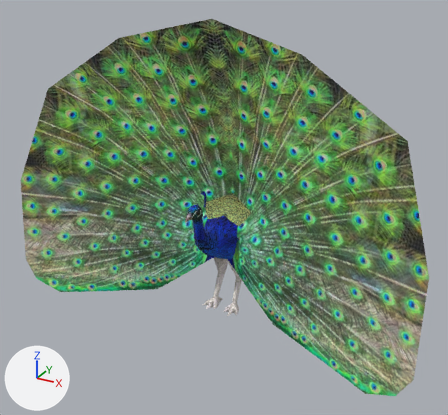
The OBJ model resources/Peacock_1.obj, before and after one commit.
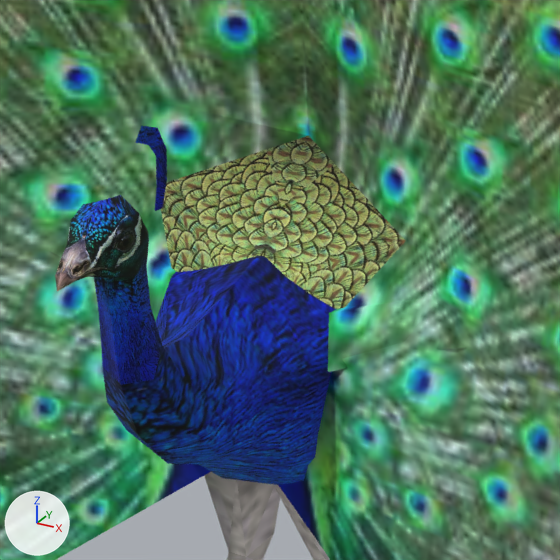
Each version appears first whole from a 50 mm lens placed at (2.43, -2.13, 1.82), pointed at (1.09, 0.31, 0.6), and next in a close-up on the part from 39% to 63% of the width and 40% to 66% of the height. The axes (+X, +Y, +Z) are drawn at lower left. The lights are the same throughout. Where no turn or scale is listed for an object, it has been applied to the vertices. Vertices at the same position are counted once.

In view in the first close-up: 'Peacock_1'.
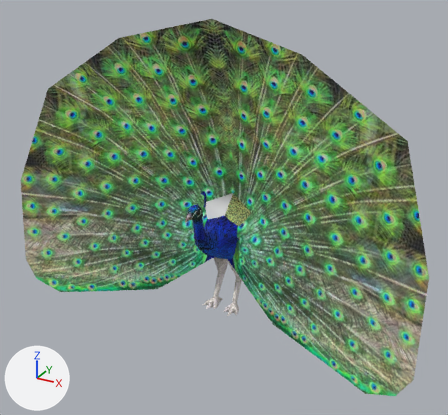
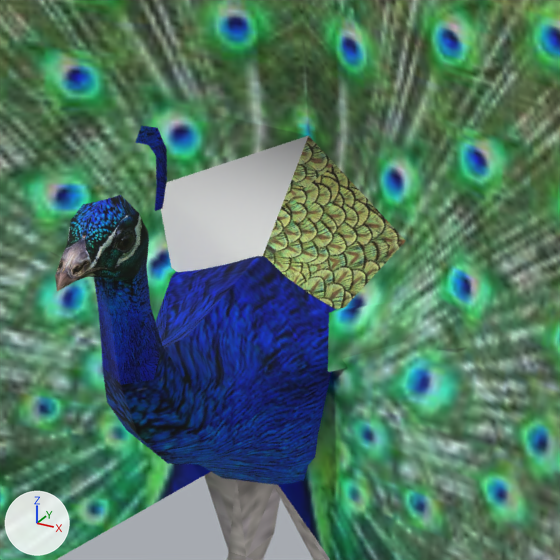
The change, as JSON lines over the scene's bpy script:
```json
{"op": "add", "block": "img_24251326_jpg_1", "code": ["img_24251326_jpg_1 = load_image('24251326.jpg', 'Peacock/24251326.jpg', 1000, 712, 'sRGB')"]}
{"op": "add", "block": "img_24082383_jpg_1", "code": ["img_24082383_jpg_1 = load_image('_24082383.jpg', 'Peacock/_24082383.jpg', 193, 212, 'sRGB')"]}
{"op": "add", "block": "img_16922566_jpg_1", "code": ["img_16922566_jpg_1 = load_image('16922566.jpg', 'Peacock/16922566.jpg', 998, 677, 'sRGB')"]}
{"op": "add", "block": "mat_24251326_1", "code": ["mat_24251326_1 = principled_material('24251326')", "mat_24251326_1.texture = img_24251326_jpg_1", "mat_24251326_1.roughness = 1.0"]}
{"op": "add", "block": "mat_24082383_1", "code": ["mat_24082383_1 = principled_material('_24082383')", "mat_24082383_1.texture = img_24082383_jpg_1", "mat_24082383_1.roughness = 1.0"]}
{"op": "add", "block": "mat_24082383_2", "code": ["mat_24082383_2 = principled_material('24082383')", "mat_24082383_2.base_color = (0.8, 0.8, 0.8)  # white #e7e7e7", "mat_24082383_2.roughness = 1.0"]}
{"op": "add", "block": "mat_16922566_1", "code": ["mat_16922566_1 = principled_material('16922566')", "mat_16922566_1.texture = img_16922566_jpg_1", "mat_16922566_1.roughness = 1.0"]}
{"block": "me_peacock_1", "where": "me_peacock_1.from_pydata(...)  # 299 vertices, 535 faces; spans x 0.0..2.13, y 0.0..0.75, z 0.0..1.5"}
{"block": "me_peacock_1", "where": "# used by ob_peacock_1; location = (0.0, 0.0, 0.0)"}
{"block": "me_peacock_1", "change": "me_peacock_1 part 1: 2 of the faces centred in x 0.99..1.03, y 0.36..0.39, z 0.51..0.55 switch from mat_24082383 (picture img_24082383_jpg) to mat_24082383_2 (white #e7e7e7)"}
{"block": "me_peacock_1", "change": "me_peacock_1 part 2: 2 of the faces centred in x 1.1..1.14, y 0.36..0.39, z 0.51..0.55 switch from mat_24082383 (picture img_24082383_jpg) to mat_24082383_1 (picture img_24082383_jpg_1)"}
{"op": "remove", "block": "me_peacock_1", "code": "me_peacock_1.materials.append(mat_24251326)  # picture img_24251326_jpg"}
{"op": "remove", "block": "me_peacock_1", "code": "me_peacock_1.materials.append(mat_16922566)  # picture img_16922566_jpg"}
{"op": "add", "block": "me_peacock_1", "code": "me_peacock_1.materials.append(mat_24251326_1)  # picture img_24251326_jpg_1"}
{"op": "add", "block": "me_peacock_1", "code": "me_peacock_1.materials.append(mat_16922566_1)  # picture img_16922566_jpg_1"}
```

What differs and where, as boxes [x1, y1, x2, y2] in the close-ups (560 x 560 px):
```json
{"part": 1, "of": "me_peacock_1", "change": "recoloured", "before": [161, 136, 308, 272], "after": [161, 136, 308, 272]}
{"part": 2, "of": "me_peacock_1", "change": "recoloured", "before": [263, 136, 406, 309], "after": [263, 136, 406, 309]}
```
